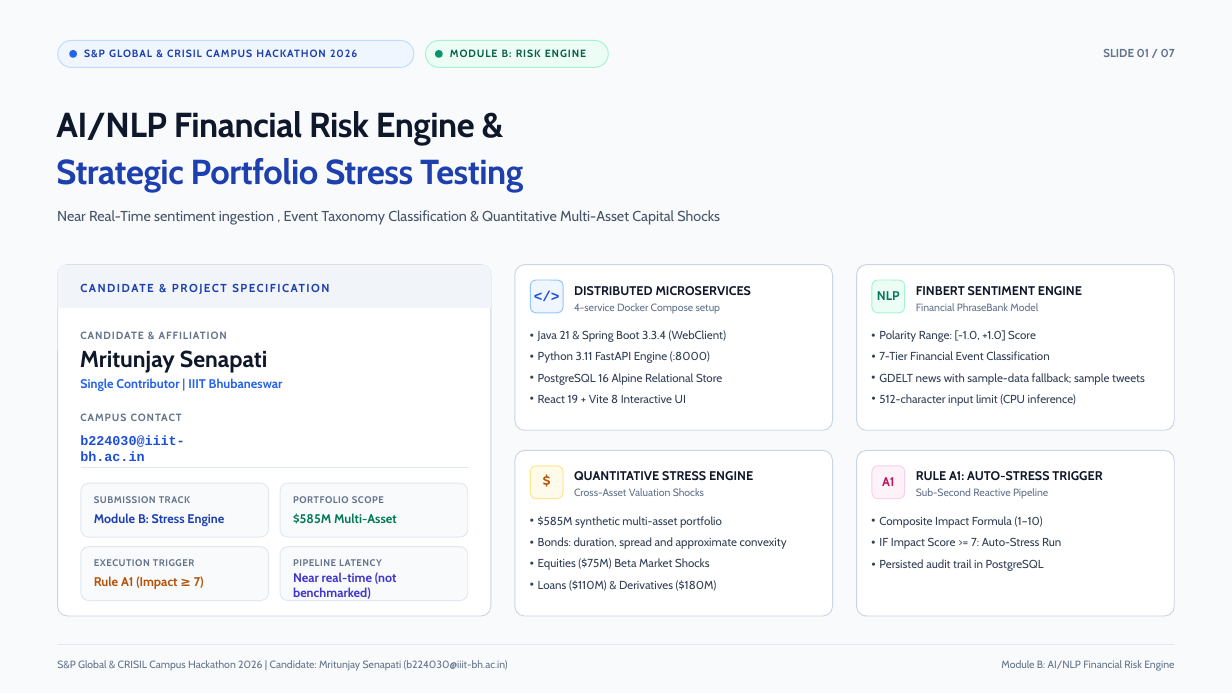
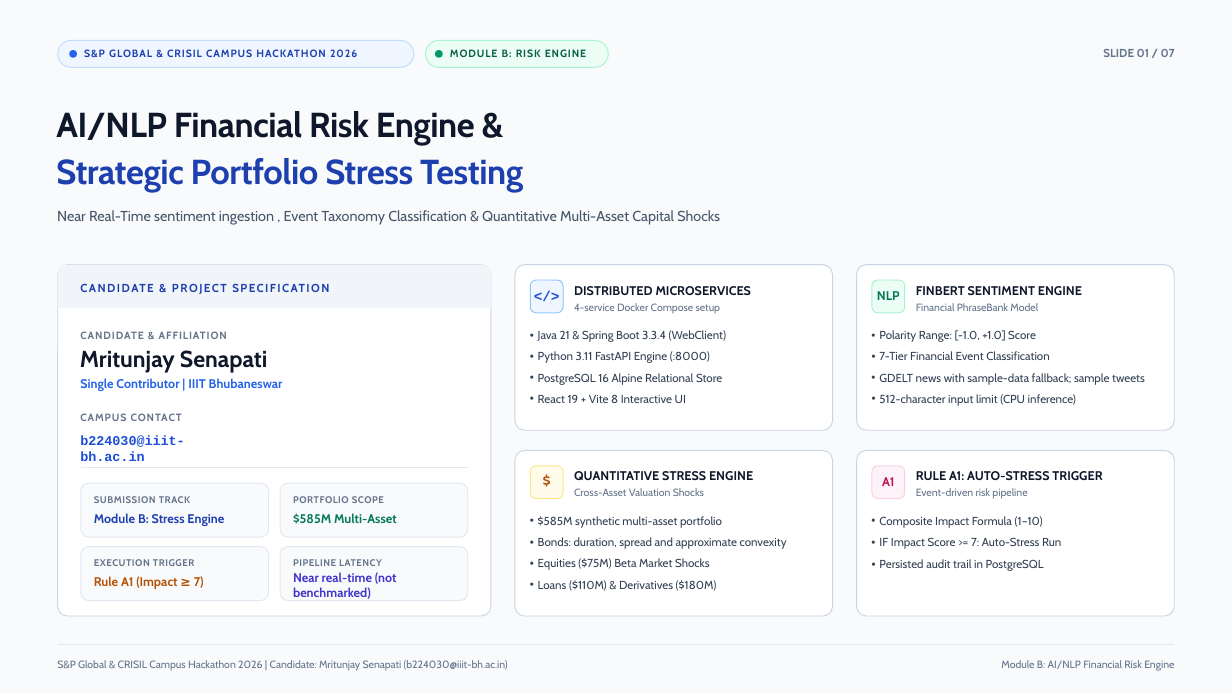
Before and after one commit to Mritunjay28/iiit-bhubaneswar-mritunjay-senapati-hackathon, a slide deck: slide 1 of docs/presentation.pptx. Drawn at 1232x693 pixels with LibreOffice and Linux fonts; fonts in the diff are those of the drawing. Boxes give left, top, right and bottom in pixels: in the first picture for what was removed or moved away, otherwise in the second. Text is boxed around its words. In the diff, an @@ line names an element or a change of style, - is before the commit and + after.

```diff
--- a/docs/presentation.pptx
+++ b/docs/presentation.pptx
@@ text at (x1=916, y1=488, x2=1027, y2=499): text changed @@
-Sub-Second Reactive Pipeline
+Event-driven risk pipeline
```
Also in this commit, not shown: 4 other slides changed, 9 other files.
